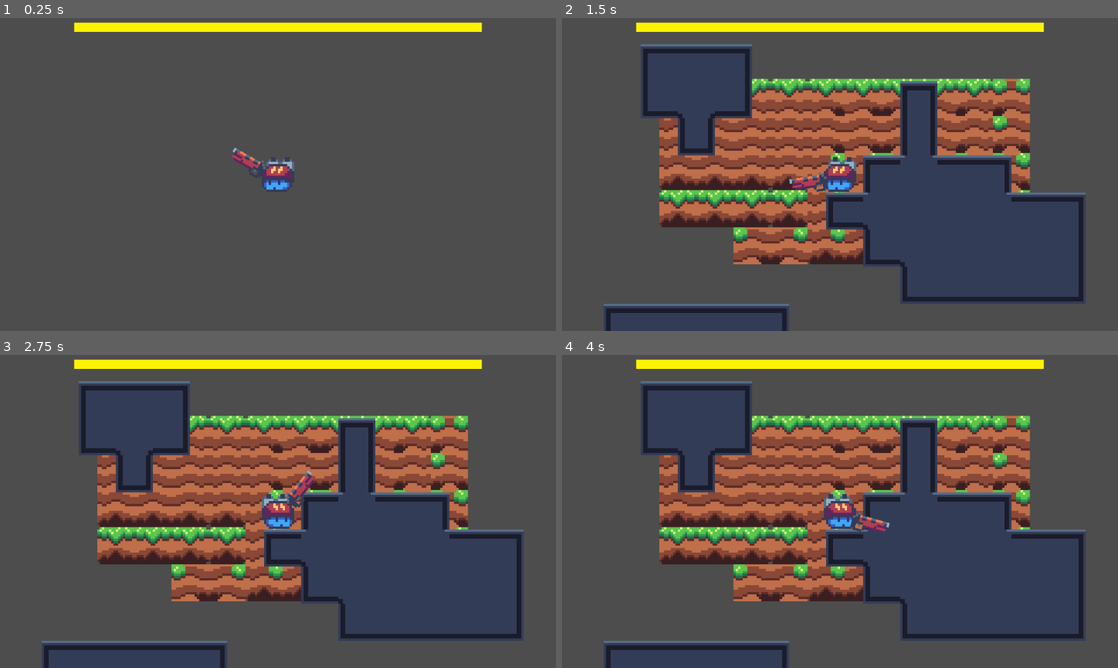
Above: before the commit, frames 1-4 (two rows, left to right).
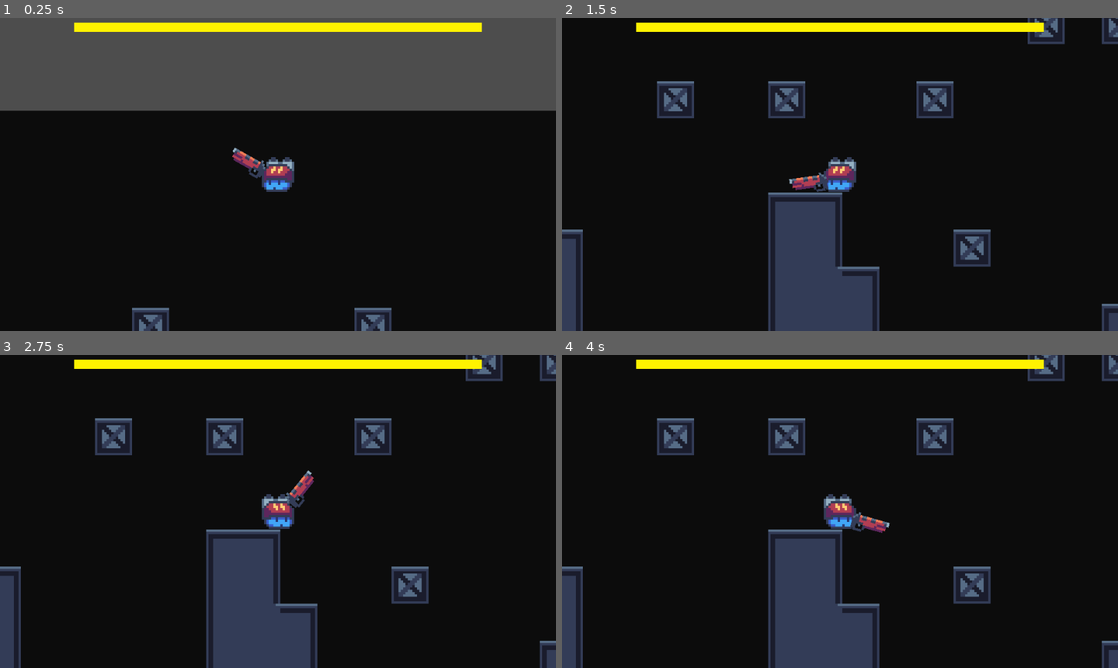
Above: after the commit, the same moments.

Repository: Lisieshy/gmtk-2024
Game: Godot game, scene res://World/test-world.tscn
Two runs of this game, one before a commit and one after it. Both use one fixed random seed, a clock stepped at 60 frames per second and the inputs below.
Inputs (mouse positions are in pixels of both pictures, inside the frame that each line leads up to):
- Up to frame 1 (0.25 s): no input
- Up to frame 2 (1.5 s): move the mouse to (962, 158) at 0.52 s; click (962, 158) at 0.6 s; move the mouse to (728, 190) at 1.27 s; click (728, 190) at 1.35 s
- Up to frame 3 (2.75 s): tap Enter at 2 s; move the mouse to (333, 442) at 2.02 s; click (333, 442) at 2.1 s
- Up to frame 4 (4 s): tap Space at 2.75 s; move the mouse to (812, 574) at 2.77 s; click (812, 574) at 2.85 s; tap Enter at 3.5 s; move the mouse to (1006, 558) at 3.52 s; click (1006, 558) at 3.6 s

The runs differ from the first frame. In frame 1, 70% of the frame differs, in the area x 0-100%, y 29-100%; in frame 2, 96%; in frame 3, 96%; in frame 4, 96%, in the area x 0-100%, y 0-100%.

Commit message:
file reoganisation

Diff:
--- a/Player/Player.tscn
+++ /dev/null
@@ -1,167 +0,0 @@
-[gd_scene load_steps=15 format=3 uid="uid://btar06bgcmkuo"]
-
-[ext_resource type="Script" path="res://Player/player.gd" id="1_u30so"]
-[ext_resource type="Texture2D" uid="uid://5wumxjhpkgrb" path="res://Assets/Player.png" id="2_mljok"]
-[ext_resource type="Texture2D" uid="uid://odgxuqm1dc7p" path="res://Assets/gun.png" id="3_bx26u"]
-[ext_resource type="Texture2D" uid="uid://ca4g12j1djbs1" path="res://Assets/energy_bullet.png" id="4_fyt50"]
-[ext_resource type="Shader" path="res://Player/bullet_color.gdshader" id="4_t5uj3"]
-[ext_resource type="Texture2D" uid="uid://cr86osxnedfq" path="res://Assets/TextureProgressBar/blue.png" id="4_x0xns"]
-[ext_resource type="Texture2D" uid="uid://c2jgo3kvpmgpw" path="res://Assets/shader/point_light.png" id="6_t8hvk"]
-[ext_resource type="Texture2D" uid="uid://c4lpcipwm46o8" path="res://Assets/TextureProgressBar/yellow.png" id="6_yoqsp"]
-
-[sub_resource type="Gradient" id="Gradient_a8lit"]
-interpolation_mode = 1
-offsets = PackedFloat32Array(0, 0.166667, 0.333333, 0.5, 0.666667, 0.833333)
-colors = PackedColorArray(0.231373, 0.364706, 0.788235, 1, 0.254902, 0.65098, 0.964706, 1, 0.654902, 0.941176, 0.439216, 1, 1, 0.803922, 0.458824, 1, 0.937255, 0.490196, 0.341176, 1, 1, 0, 0, 1)
-metadata/_snap_enabled = true
-metadata/_snap_count = 12
-
-[sub_resource type="CircleShape2D" id="CircleShape2D_sew5y"]
-radius = 2.2409
-
-[sub_resource type="ShaderMaterial" id="ShaderMaterial_7no1b"]
-shader = ExtResource("4_t5uj3")
-shader_parameter/energy_color = Color(0.29, 0.372833, 1, 1)
-
-[sub_resource type="Animation" id="Animation_p3120"]
-resource_name = "bullet_rotation"
-length = 4.0
-loop_mode = 1
-step = 0.33
-tracks/0/type = "value"
-tracks/0/imported = false
-tracks/0/enabled = true
-tracks/0/path = NodePath("Gun/EnergyEffect:rotation")
-tracks/0/interp = 1
-tracks/0/loop_wrap = true
-tracks/0/keys = {
-"times": PackedFloat32Array(0, 0.333333, 0.666667, 1, 1.33333, 1.66667, 2, 2.33333, 2.66667, 3, 3.33333, 3.66667, 4),
-"transitions": PackedFloat32Array(1, 1, 1, 1, 1, 1, 1, 1, 1, 1, 1, 1, 1),
-"update": 0,
-"values": [0.0, 2.0944, 4.18879, 6.28319, 8.37758, 10.472, 12.5664, 14.6608, 16.7552, 18.8496, 20.944, 23.0383, 25.1327]
-}
-tracks/1/type = "value"
-tracks/1/imported = false
-tracks/1/enabled = true
-tracks/1/path = NodePath("Gun/EnergyEffect:scale")
-tracks/1/interp = 1
-tracks/1/loop_wrap = true
-tracks/1/keys = {
-"times": PackedFloat32Array(0, 1, 2, 3, 4),
-"transitions": PackedFloat32Array(1, 1, 1, 1, 1),
-"update": 0,
-"values": [Vector2(1, 1), Vector2(0.85, 0.85), Vector2(1, 1), Vector2(1.15, 1.15), Vector2(1, 1)]
-}
-
-[sub_resource type="Animation" id="Animation_apped"]
-length = 0.001
-tracks/0/type = "value"
-tracks/0/imported = false
-tracks/0/enabled = true
-tracks/0/path = NodePath("Gun/EnergyEffect:rotation")
-tracks/0/interp = 1
-tracks/0/loop_wrap = true
-tracks/0/keys = {
-"times": PackedFloat32Array(0),
-"transitions": PackedFloat32Array(1),
-"update": 0,
-"values": [0.0]
-}
-tracks/1/type = "value"
-tracks/1/imported = false
-tracks/1/enabled = true
-tracks/1/path = NodePath("Gun/EnergyEffect:scale")
-tracks/1/interp = 1
-tracks/1/loop_wrap = true
-tracks/1/keys = {
-"times": PackedFloat32Array(0),
-"transitions": PackedFloat32Array(1),
-"update": 0,
-"values": [Vector2(1, 1)]
-}
-
-[sub_resource type="AnimationLibrary" id="AnimationLibrary_a4gr8"]
-_data = {
-"RESET": SubResource("Animation_apped"),
-"bullet_rotation": SubResource("Animation_p3120")
-}
-
-[node name="Player" type="RigidBody2D"]
-physics_interpolation_mode = 1
-mass = 50.0
-lock_rotation = true
-script = ExtResource("1_u30so")
-color_progression = SubResource("Gradient_a8lit")
-
-[node name="CollisionShape2D" type="CollisionShape2D" parent="."]
-scale = Vector2(3.57, 3.57)
-shape = SubResource("CircleShape2D_sew5y")
-
-[node name="Player" type="Sprite2D" parent="."]
-texture = ExtResource("2_mljok")
-
-[node name="Gun" type="Sprite2D" parent="."]
-texture = ExtResource("3_bx26u")
-offset = Vector2(14, 0)
-
-[node name="EnergyEffect" type="Sprite2D" parent="Gun"]
-visible = false
-light_mask = 0
-visibility_layer = 2
-material = SubResource("ShaderMaterial_7no1b")
-position = Vector2(26, 0)
-texture = ExtResource("4_fyt50")
-hframes = 3
-frame = 2
-
-[node name="PointLight2D" type="PointLight2D" parent="Gun"]
-visible = false
-show_behind_parent = true
-position = Vector2(26, 0)
-scale = Vector2(0.1, 0.1)
-shadow_enabled = true
-texture = ExtResource("6_t8hvk")
-
-[node name="Bullet_Spawn" type="Marker2D" parent="Gun"]
-position = Vector2(26, 0)
-
-[node name="Camera2D" type="Camera2D" parent="."]
-zoom = Vector2(4, 4)
-
-[node name="Timer" type="Timer" parent="."]
-
-[node name="AnimationPlayer" type="AnimationPlayer" parent="."]
-libraries = {
-"": SubResource("AnimationLibrary_a4gr8")
-}
-autoplay = "bullet_rotation"
-
-[node name="CanvasLayer" type="CanvasLayer" parent="."]
-
-[node name="MarginContainer" type="MarginContainer" parent="CanvasLayer"]
-anchors_preset = 15
-anchor_right = 1.0
-anchor_bottom = 1.0
-grow_horizontal = 2
-grow_vertical = 2
-theme_override_constants/margin_left = 128
-theme_override_constants/margin_top = 8
-theme_override_constants/margin_right = 128
-
-[node name="VBoxContainer" type="VBoxContainer" parent="CanvasLayer/MarginContainer"]
-clip_contents = true
-layout_mode = 2
-size_flags_vertical = 0
-
-[node name="TextureProgressBar" type="TextureProgressBar" parent="CanvasLayer/MarginContainer/VBoxContainer"]
-layout_mode = 2
-value = 100.0
-nine_patch_stretch = true
-stretch_margin_left = 8
-stretch_margin_top = 8
-stretch_margin_right = 8
-stretch_margin_bottom = 8
-texture_under = ExtResource("4_x0xns")
-texture_progress = ExtResource("6_yoqsp")
-
-[connection signal="timeout" from="Timer" to="." method="_on_timer_timeout"]
--- a/Player/player.gd
+++ /dev/null
@@ -1,73 +0,0 @@
-extends Node2D
-
-@onready var timer: Timer = $Timer
-
-var projectile_force: int = 0
-var energy: int = 100:
-	set(new_energy):
-		energy = new_energy
-		if energy_bar:
-			energy_bar.value = new_energy
-	get:
-		return energy
-
-@onready var energy_bar: TextureProgressBar = $CanvasLayer/MarginContainer/VBoxContainer/TextureProgressBar
-@onready var player: Sprite2D = $Player
-@onready var gun: Sprite2D = $Gun
-
-
-@onready var energy_effect: Sprite2D = $Gun/EnergyEffect
-@export var color_progression: Gradient
-@onready var point_light_2d: PointLight2D = $Gun/PointLight2D
-
-func _physics_process(_delta: float) -> void:
-	if Input.is_action_just_pressed("Shooting"):
-		energy_effect.visible = true
-		point_light_2d.visible = true
-		energy_effect.frame = 0
-		timer.wait_time = 0.1
-		energy_effect.material.set("shader_parameter/energy_color", color_progression.sample(timer.wait_time))
-		point_light_2d.color = color_progression.sample(timer.wait_time)
-		timer.start()
-
-	if Input.is_action_just_released("Shooting"):
-		timer.stop()
-		energy_effect.visible = false
-		point_light_2d.visible = false
-		projectile_force = 0
-
-func _on_timer_timeout() -> void:
-	if timer.wait_time < 1 and energy > 0:
-
-		if timer.wait_time < 0.33:
-				energy_effect.frame = 0
-		if timer.wait_time >= 0.33 and timer.wait_time < 0.66:
-				energy_effect.frame = 1
-		if timer.wait_time >= 0.66:
-				energy_effect.frame = 2
-
-		energy_effect.material.set("shader_parameter/energy_color", color_progression.sample(timer.wait_time))
-		point_light_2d.color = color_progression.sample(timer.wait_time)
-		point_light_2d.scale = Vector2.ONE * timer.wait_time / 4
-		timer.wait_time *= 1.2
-		energy -= 1
-		projectile_force += 1
-	else:
-		timer.stop()
-
-
-
-
-
-
-
-# Called every frame. 'delta' is the elapsed time since the previous frame.
-func _process(delta: float) -> void:
-	var mousepos = get_global_mouse_position()
-	gun.look_at(mousepos)
-	if mousepos.x > position.x:
-		player.flip_h = 0
-		gun.flip_v = 0
-	if mousepos.x < position.x:
-		player.flip_h = 1
-		gun.flip_v = 1
--- /dev/null
+++ b/Scene/Bullet/bullet.tscn
@@ -0,0 +1,18 @@
+[gd_scene load_steps=4 format=3 uid="uid://uylqc1jywe5l"]
+
+[ext_resource type="Material" uid="uid://4fod8lakcnnp" path="res://Scene/Bullet/bullet_shader.tres" id="1_yjn1a"]
+[ext_resource type="Texture2D" uid="uid://ca4g12j1djbs1" path="res://Assets/texture/energy_bullet.png" id="2_tfwjj"]
+
+[sub_resource type="CircleShape2D" id="CircleShape2D_8it4r"]
+radius = 6.0
+
+[node name="Bullet" type="Sprite2D"]
+material = ExtResource("1_yjn1a")
+texture = ExtResource("2_tfwjj")
+hframes = 3
+frame = 2
+
+[node name="Area2D" type="Area2D" parent="."]
+
+[node name="CollisionShape2D" type="CollisionShape2D" parent="Area2D"]
+shape = SubResource("CircleShape2D_8it4r")
--- /dev/null
+++ b/Scene/Bullet/bullet_shader.tres
@@ -0,0 +1,7 @@
+[gd_resource type="ShaderMaterial" load_steps=2 format=3 uid="uid://4fod8lakcnnp"]
+
+[ext_resource type="Shader" path="res://Scene/Player/bullet_color.gdshader" id="1_t7cq2"]
+
+[resource]
+shader = ExtResource("1_t7cq2")
+shader_parameter/energy_color = Color(0.29, 0.301834, 1, 1)
--- /dev/null
+++ b/Scene/Player/Player.tscn
@@ -0,0 +1,166 @@
+[gd_scene load_steps=15 format=3 uid="uid://btar06bgcmkuo"]
+
+[ext_resource type="Script" path="res://Scene/Player/player.gd" id="1_u30so"]
+[ext_resource type="Texture2D" uid="uid://5wumxjhpkgrb" path="res://Assets/texture/Player.png" id="2_mljok"]
+[ext_resource type="Texture2D" uid="uid://odgxuqm1dc7p" path="res://Assets/texture/gun.png" id="3_bx26u"]
+[ext_resource type="Texture2D" uid="uid://ca4g12j1djbs1" path="res://Assets/texture/energy_bullet.png" id="4_fyt50"]
+[ext_resource type="Shader" path="res://Scene/Player/bullet_color.gdshader" id="4_t5uj3"]
+[ext_resource type="Texture2D" uid="uid://cr86osxnedfq" path="res://Assets/TextureProgressBar/blue.png" id="4_x0xns"]
+[ext_resource type="Texture2D" uid="uid://c2jgo3kvpmgpw" path="res://Assets/shader/point_light.png" id="6_t8hvk"]
+[ext_resource type="Texture2D" uid="uid://c4lpcipwm46o8" path="res://Assets/TextureProgressBar/yellow.png" id="6_yoqsp"]
+
+[sub_resource type="Gradient" id="Gradient_a8lit"]
+interpolation_mode = 1
+offsets = PackedFloat32Array(0, 0.166667, 0.333333, 0.5, 0.666667, 0.833333)
+colors = PackedColorArray(0.231373, 0.364706, 0.788235, 1, 0.254902, 0.65098, 0.964706, 1, 0.654902, 0.941176, 0.439216, 1, 1, 0.803922, 0.458824, 1, 0.937255, 0.490196, 0.341176, 1, 1, 0, 0, 1)
+metadata/_snap_enabled = true
+metadata/_snap_count = 12
+
+[sub_resource type="CircleShape2D" id="CircleShape2D_sew5y"]
+radius = 2.2409
+
+[sub_resource type="ShaderMaterial" id="ShaderMaterial_7no1b"]
+shader = ExtResource("4_t5uj3")
+shader_parameter/energy_color = Color(0.29, 0.372833, 1, 1)
+
+[sub_resource type="Animation" id="Animation_apped"]
+length = 0.001
+tracks/0/type = "value"
+tracks/0/imported = false
+tracks/0/enabled = true
+tracks/0/path = NodePath("Gun/EnergyEffect:rotation")
+tracks/0/interp = 1
+tracks/0/loop_wrap = true
+tracks/0/keys = {
+"times": PackedFloat32Array(0),
+"transitions": PackedFloat32Array(1),
+"update": 0,
+"values": [0.0]
+}
+tracks/1/type = "value"
+tracks/1/imported = false
+tracks/1/enabled = true
+tracks/1/path = NodePath("Gun/EnergyEffect:scale")
+tracks/1/interp = 1
+tracks/1/loop_wrap = true
+tracks/1/keys = {
+"times": PackedFloat32Array(0),
+"transitions": PackedFloat32Array(1),
+"update": 0,
+"values": [Vector2(1, 1)]
+}
+
+[sub_resource type="Animation" id="Animation_p3120"]
+resource_name = "bullet_rotation"
+length = 4.0
+loop_mode = 1
+step = 0.33
+tracks/0/type = "value"
+tracks/0/imported = false
+tracks/0/enabled = true
+tracks/0/path = NodePath("Gun/EnergyEffect:rotation")
+tracks/0/interp = 1
+tracks/0/loop_wrap = true
+tracks/0/keys = {
+"times": PackedFloat32Array(0, 0.333333, 0.666667, 1, 1.33333, 1.66667, 2, 2.33333, 2.66667, 3, 3.33333, 3.66667, 4),
+"transitions": PackedFloat32Array(1, 1, 1, 1, 1, 1, 1, 1, 1, 1, 1, 1, 1),
+"update": 0,
+"values": [0.0, 2.0944, 4.18879, 6.28319, 8.37758, 10.472, 12.5664, 14.6608, 16.7552, 18.8496, 20.944, 23.0383, 25.1327]
+}
+tracks/1/type = "value"
+tracks/1/imported = false
+tracks/1/enabled = true
+tracks/1/path = NodePath("Gun/EnergyEffect:scale")
+tracks/1/interp = 1
+tracks/1/loop_wrap = true
+tracks/1/keys = {
+"times": PackedFloat32Array(0, 1, 2, 3, 4),
+"transitions": PackedFloat32Array(1, 1, 1, 1, 1),
+"update": 0,
+"values": [Vector2(1, 1), Vector2(0.85, 0.85), Vector2(1, 1), Vector2(1.15, 1.15), Vector2(1, 1)]
+}
+
+[sub_resource type="AnimationLibrary" id="AnimationLibrary_a4gr8"]
+_data = {
+"RESET": SubResource("Animation_apped"),
+"bullet_rotation": SubResource("Animation_p3120")
+}
+
+[node name="Player" type="RigidBody2D"]
+physics_interpolation_mode = 1
+mass = 50.0
+lock_rotation = true
+script = ExtResource("1_u30so")
+color_progression = SubResource("Gradient_a8lit")
+
+[node name="CollisionShape2D" type="CollisionShape2D" parent="."]
+scale = Vector2(3.57, 3.57)
+shape = SubResource("CircleShape2D_sew5y")
+
+[node name="Player" type="Sprite2D" parent="."]
+texture = ExtResource("2_mljok")
+
+[node name="Gun" type="Sprite2D" parent="."]
+texture = ExtResource("3_bx26u")
+offset = Vector2(14, 0)
+
+[node name="EnergyEffect" type="Sprite2D" parent="Gun"]
+visible = false
+light_mask = 0
+visibility_layer = 2
+material = SubResource("ShaderMaterial_7no1b")
+position = Vector2(26, 0)
+texture = ExtResource("4_fyt50")
+hframes = 3
+frame = 2
+
+[node name="PointLight2D" type="PointLight2D" parent="Gun"]
+visible = false
+show_behind_parent = true
+position = Vector2(26, 0)
+scale = Vector2(0.1, 0.1)
+texture = ExtResource("6_t8hvk")
+
+[node name="Bullet_Spawn" type="Marker2D" parent="Gun"]
+position = Vector2(26, 0)
+
+[node name="Camera2D" type="Camera2D" parent="."]
+zoom = Vector2(4, 4)
+
+[node name="Timer" type="Timer" parent="."]
+
+[node name="AnimationPlayer" type="AnimationPlayer" parent="."]
+libraries = {
+"": SubResource("AnimationLibrary_a4gr8")
+}
+autoplay = "bullet_rotation"
+
+[node name="CanvasLayer" type="CanvasLayer" parent="."]
+
+[node name="MarginContainer" type="MarginContainer" parent="CanvasLayer"]
+anchors_preset = 15
+anchor_right = 1.0
+anchor_bottom = 1.0
+grow_horizontal = 2
+grow_vertical = 2
+theme_override_constants/margin_left = 128
+theme_override_constants/margin_top = 8
+theme_override_constants/margin_right = 128
+
+[node name="VBoxContainer" type="VBoxContainer" parent="CanvasLayer/MarginContainer"]
+clip_contents = true
+layout_mode = 2
+size_flags_vertical = 0
+
+[node name="TextureProgressBar" type="TextureProgressBar" parent="CanvasLayer/MarginContainer/VBoxContainer"]
+layout_mode = 2
+value = 100.0
+nine_patch_stretch = true
+stretch_margin_left = 8
+stretch_margin_top = 8
+stretch_margin_right = 8
+stretch_margin_bottom = 8
+texture_under = ExtResource("4_x0xns")
+texture_progress = ExtResource("6_yoqsp")
+
+[connection signal="timeout" from="Timer" to="." method="_on_timer_timeout"]
--- /dev/null
+++ b/Scene/Player/player.gd
@@ -0,0 +1,74 @@
+extends Node2D
+
+@onready var timer: Timer = $Timer
+
+var projectile_force: int = 0
+var energy: int = 100:
+	set(new_energy):
+		energy = new_energy
+		if energy_bar:
+			energy_bar.value = new_energy
+	get:
+		return energy
+
+@onready var energy_bar: TextureProgressBar = $CanvasLayer/MarginContainer/VBoxContainer/TextureProgressBar
+@onready var player: Sprite2D = $Player
+@onready var gun: Sprite2D = $Gun
+
+
+@onready var energy_effect: Sprite2D = $Gun/EnergyEffect
+@export var color_progression: Gradient
+@onready var point_light_2d: PointLight2D = $Gun/PointLight2D
+
+func _physics_process(_delta: float) -> void:
+	if Input.is_action_just_pressed("Shooting"):
+		energy_effect.visible = true
+		point_light_2d.visible = true
+		energy_effect.frame = 0
+		timer.wait_time = 0.1
+		point_light_2d.scale = Vector2.ONE * timer.wait_time / 4
+		energy_effect.material.set("shader_parameter/energy_color", color_progression.sample(timer.wait_time))
+		point_light_2d.color = color_progression.sample(timer.wait_time)
+		timer.start()
+
+	if Input.is_action_just_released("Shooting"):
+		timer.stop()
+		energy_effect.visible = false
+		point_light_2d.visible = false
+		projectile_force = 0
+
+func _on_timer_timeout() -> void:
+	if timer.wait_time < 1 and energy > 0:
+
+		if timer.wait_time < 0.33:
+				energy_effect.frame = 0
+		if timer.wait_time >= 0.33 and timer.wait_time < 0.66:
+				energy_effect.frame = 1
+		if timer.wait_time >= 0.66:
+				energy_effect.frame = 2
+
+		energy_effect.material.set("shader_parameter/energy_color", color_progression.sample(timer.wait_time))
+		point_light_2d.color = color_progression.sample(timer.wait_time)
+		point_light_2d.scale = Vector2.ONE * timer.wait_time / 4
+		timer.wait_time *= 1.2
+		energy -= 1
+		projectile_force += 1
+	else:
+		timer.stop()
+
+
+
+
+
+
+
+# Called every frame. 'delta' is the elapsed time since the previous frame.
+func _process(delta: float) -> void:
+	var mousepos = get_global_mouse_position()
+	gun.look_at(mousepos)
+	if mousepos.x > position.x:
+		player.flip_h = 0
+		gun.flip_v = 0
+	if mousepos.x < position.x:
+		player.flip_h = 1
+		gun.flip_v = 1
--- a/World/test-world.tscn
+++ b/World/test-world.tscn
@@ -1,8 +1,7 @@
-[gd_scene load_steps=7 format=4 uid="uid://drsag3sy5q2bv"]
-
-[ext_resource type="Texture2D" uid="uid://bmung6483y117" path="res://Assets/Tileset.png" id="1_076lm"]
-[ext_resource type="Texture2D" uid="uid://drnd1x5ca2iqg" path="res://Assets/Dirt_Tileset.png" id="1_hl141"]
-[ext_resource type="PackedScene" uid="uid://btar06bgcmkuo" path="res://Player/Player.tscn" id="1_t5w0k"]
+[gd_scene load_steps=6 format=4 uid="uid://drsag3sy5q2bv"]
+
+[ext_resource type="Texture2D" uid="uid://bmung6483y117" path="res://Assets/texture/Tileset.png" id="1_076lm"]
+[ext_resource type="PackedScene" uid="uid://btar06bgcmkuo" path="res://Scene/Player/Player.tscn" id="1_t5w0k"]
 
 [sub_resource type="OccluderPolygon2D" id="OccluderPolygon2D_0sqbf"]
 polygon = PackedVector2Array(-8, -8, 8, -8, 8, 8, -8, 8)
@@ -446,13 +445,16 @@
 
 [node name="Test-world" type="Node2D"]
 
-[node name="DirtTileset" type="Sprite2D" parent="."]
-position = Vector2(56, 55)
-texture = ExtResource("1_hl141")
+[node name="ColorRect" type="ColorRect" parent="."]
+offset_left = -318.0
+offset_top = -197.0
+offset_right = 398.0
+offset_bottom = 312.0
+color = Color(0.0475577, 0.0475576, 0.0475576, 1)
 
 [node name="TileMapLayer" type="TileMapLayer" parent="."]
 tile_map_data = PackedByteArray("AAAEAAMAAAAAAAAAAAAEAAQAAAAHAAIAAAAEAAUAAAAAAAIAAAAFAAUAAAAHAAEAAAAFAAYAAAAAAAIAAAAGAA …(3328 unchanged characters)…
 tile_set = SubResource("TileSet_hqf3s")
 
 [node name="Player" parent="." instance=ExtResource("1_t5w0k")]
-position = Vector2(34, -284)
+position = Vector2(271, -198)
Not shown, removed: Assets/Dirt_Tileset.png.import
Not shown, removed: Assets/Player.png.import
Not shown, removed: Assets/Tileset.png.import
Not shown, removed: Assets/battery.png.import
Not shown, removed: Assets/energy_bullet.png.import
Not shown, removed: Assets/gun.png.import
Not shown, removed: Assets/gun_temporary.bmp.import
Renamed: Assets/Dirt_Tileset.png -> Assets/texture/Dirt_Tileset.png
Not shown, added: Assets/texture/Dirt_Tileset.png.import
Renamed: Assets/Player.png -> Assets/texture/Player.png
Not shown, added: Assets/texture/Player.png.import
Renamed: Assets/Tileset.png -> Assets/texture/Tileset.png
(and 16 more such lines)
